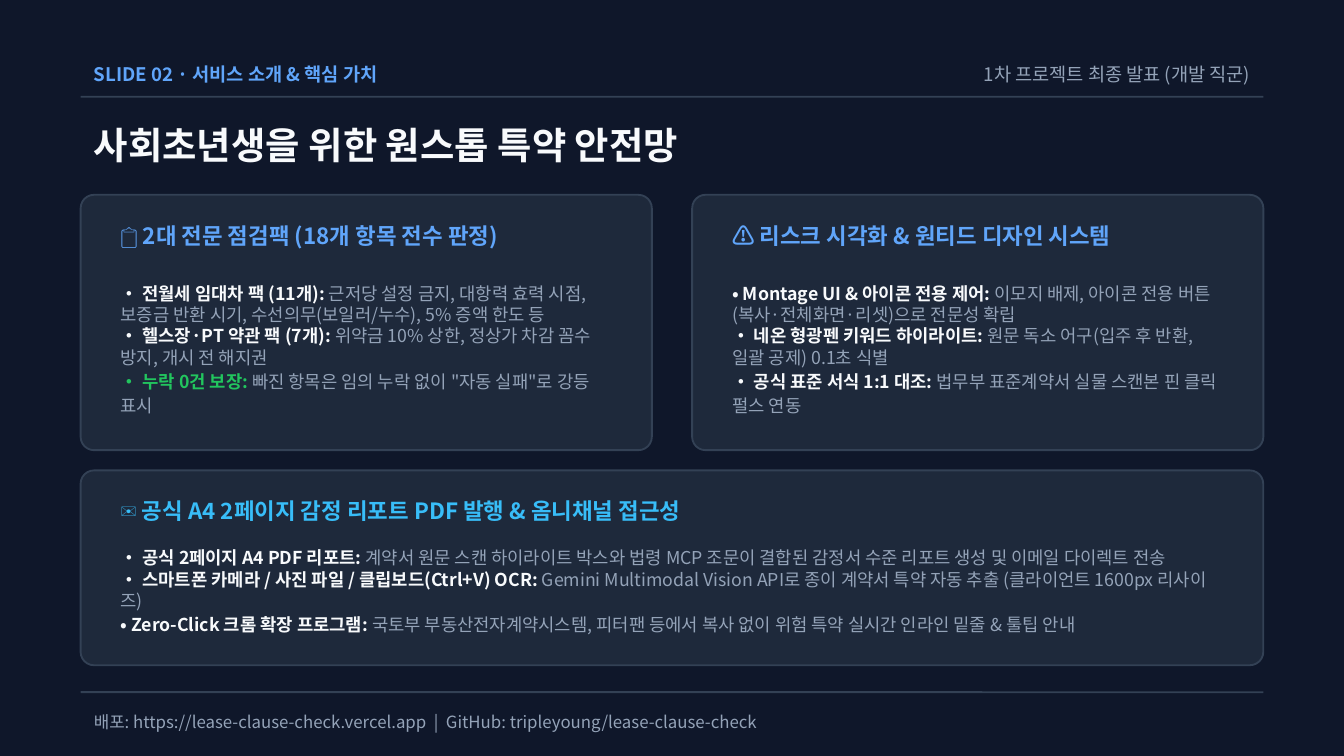
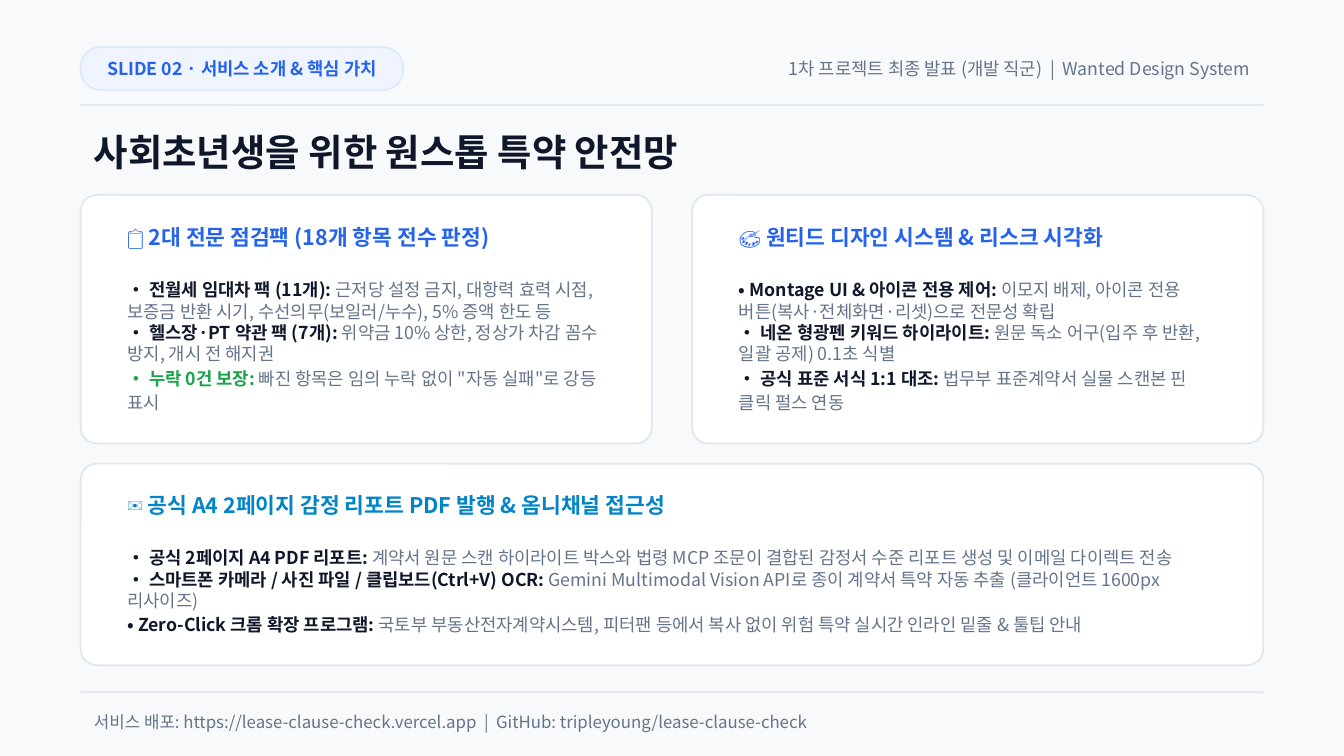
Before and after one commit to tripleyoung/lease-clause-check, a slide deck: slide 2 of submission/01_발표자료_계약서특약점검기.pptx. Drawn at 1344x756 pixels with LibreOffice and Linux fonts; fonts in the diff are those of the drawing. Boxes give left, top, right and bottom in pixels: in the first picture for what was removed or moved away, otherwise in the second. Text is boxed around its words. In the diff, an @@ line names an element or a change of style, - is before the commit and + after.

Commit message:
style(presentation): 원티드 디자인 시스템(Montage UI) 전면 적용 (화이트 캔버스, 인디고 필 배지, 모던 카드 그리드)

```diff
--- a/submission/01_발표자료_계약서특약점검기.pptx
+++ b/submission/01_발표자료_계약서특약점검기.pptx
@@ background #0F172A to #F8F9FA @@
@@ text "SLIDE 02 · 서비스 소개 ...": place and size @@
-text "SLIDE 02 · 서비스 소개 ..." at box(94, 65, 377, 83)
+text "SLIDE 02 · 서비스 소개 ..." at box(107, 60, 377, 77)
@@ text "SLIDE 02 · 서비스 소개 ..." at box(107, 60, 377, 77): size 10 to 9.5 pt, text colour #60A5FA to #2563EB; alignment left to centre @@
@@ rounded rectangle added at box(81, 47, 403, 90), fill #EFF4FF, outline #DBEAFE 1 pt @@
@@ text at box(789, 60, 1250, 80): text changed; size 10 to 9.5 pt; text colour #94A3B8 to #64748B @@
-1차 프로젝트 최종 발표 (개발 직군)
+1차 프로젝트 최종 발표 (개발 직군) | Wanted Design System
@@ line moved from (81, 97) - (1263, 97) to (81, 105) - (1263, 105) @@
@@ line (81, 105) - (1263, 105): stroke #334155 1 pt to #E2E8F0 1 pt @@
@@ text "사회초년생을 위한 원스톱 특약 안전망": place and size @@
-text "사회초년생을 위한 원스톱 특약 안전망" at box(94, 127, 678, 163)
+text "사회초년생을 위한 원스톱 특약 안전망" at box(94, 134, 678, 170)
@@ text "사회초년생을 위한 원스톱 특약 안전망" at box(94, 134, 678, 170): text colour #F8FAFC to #0F172A @@
@@ rounded rectangle: place and size @@
-rounded rectangle at box(81, 195, 652, 450)
+rounded rectangle at box(81, 195, 652, 444)
@@ fill #1E293B to #FFFFFF; outline #334155 1 pt to #E2E8F0 1 pt; proportions changed in 3 elements at box(81, 464, 1263, 665), box(81, 195, 652, 444), box(692, 195, 1263, 444) @@
@@ rounded rectangle: place and size @@
-rounded rectangle at box(692, 195, 1263, 450)
+rounded rectangle at box(692, 195, 1263, 444)
@@ text "📋 2대 전문 점검팩 (18개 ..." at box(186, 227, 490, 249): size 12 to 11.5 pt, text colour #60A5FA to #2563EB @@
@@ text at box(766, 227, 1103, 247): text changed; size 12 to 11.5 pt; text colour #60A5FA to #2563EB @@
-⚠️ 리스크 시각화 & 원티드 디자인 시스템
+🎨 원티드 디자인 시스템 & 리스크 시각화
@@ text "• 전월세 임대차 팩 (11개): ..." at box(127, 281, 598, 411): text colour #F8FAFC to #0F172A in "• 전월세 임대차 팩 (11개): • 헬스장·PT ..."; text colour #94A3B8 to #64748B in "근저당 설정 금지, 대항력 효력 시점, 보증금 ..."; text colour #22C55E to #16A34A in "• 누락 0건 보장:" @@
@@ text "• Montage UI & 아이콘 ...": place and size @@
-text "• Montage UI & 아이콘 ..." at box(732, 285, 1217, 414)
+text "• Montage UI & 아이콘 ..." at box(739, 281, 1200, 411)
@@ text "• Montage UI & 아이콘 ..." at box(739, 281, 1200, 411): text colour #F8FAFC to #0F172A in "• Montage UI & 아이콘 전용 제어: ..."; text colour #94A3B8 to #64748B in "이모지 배제, 아이콘 전용 버튼(복사·전체화면·리셋)으로 전문성 확립 ..." @@
@@ rounded rectangle: place and size @@
-rounded rectangle at box(81, 470, 1263, 665)
+rounded rectangle at box(81, 464, 1263, 665)
@@ text "✉️ 공식 A4 2페이지 감정 ..." at box(148, 495, 664, 515): size 12 to 11.5 pt, text colour #38BDF8 to #0284C7 @@
@@ text "• 공식 2페이지 A4 PDF ..." at box(127, 549, 1173, 634): text colour #F8FAFC to #0F172A in "• 공식 2페이지 A4 PDF 리포트: • ..."; text colour #94A3B8 to #64748B in "계약서 원문 스캔 하이라이트 박스와 법령 MCP ..." @@
@@ line (81, 692) - (1263, 692): stroke #334155 1 pt to #E2E8F0 1 pt @@
@@ text at box(94, 714, 807, 732): text changed; text colour #94A3B8 to #64748B @@
-배포: https://lease-clause-check.vercel.app | GitHub: tripleyoung/lease-clause-check
+서비스 배포: https://lease-clause-check.vercel.app | GitHub: tripleyoung/lease-clause-check
```
Also in this commit, not shown: 5 other slides changed, 6 other files.
